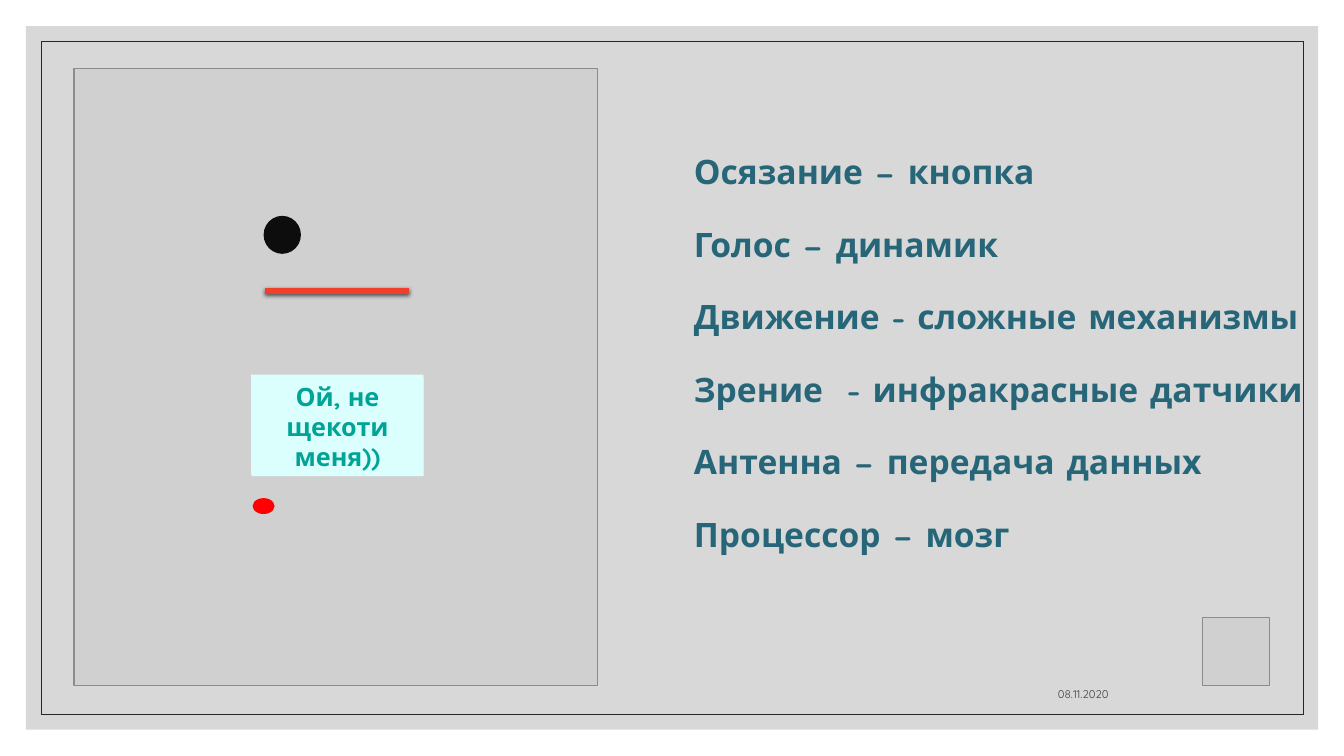
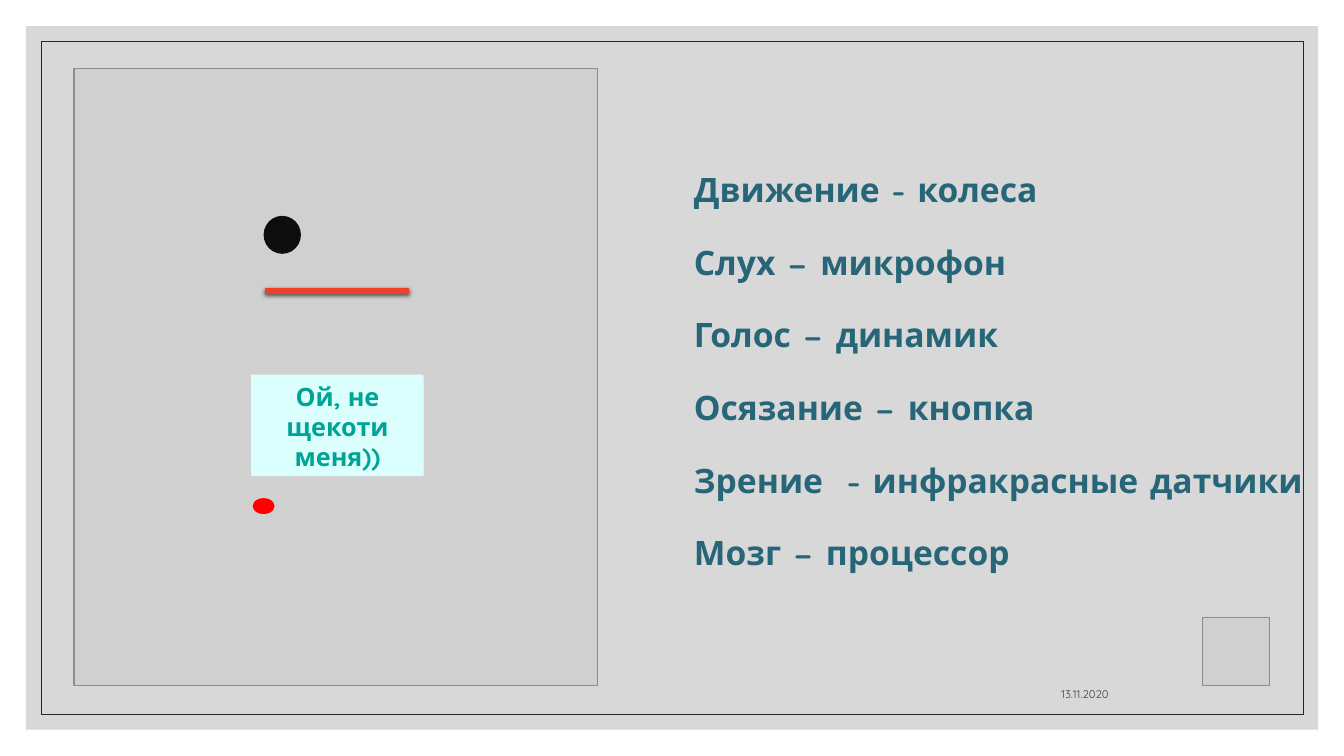
Before and after one commit to IriEfremova/LessonsCube, a slide deck: slide 2 of Мастер-класс/Dubl2.pptx. Drawn at 1344x756 pixels with LibreOffice and Linux fonts; fonts in the diff are those of the drawing; grey boxes stand for pictures. Boxes give left, top, right and bottom in pixels: in the first picture for what was removed or moved away, otherwise in the second. Text is boxed around its words. In the diff, an @@ line names an element or a change of style, - is before the commit and + after.

```diff
--- a/Мастер-класс/Dubl2.pptx
+++ b/Мастер-класс/Dubl2.pptx
@@ title at (694,178,1302,573): text changed @@
-Осязание – кнопка
-Голос – динамик
-Движение - сложные механизмы
-Зрение - инфракрасные датчики
-Антенна – передача данных
-Процессор – мозг
+Движение - колеса
+Слух – микрофон
+Голос – динамик
+Осязание – кнопка
+Зрение - инфракрасные датчики
+Мозг – процессор
@@ text at (1061,690,1108,698): text changed @@
-08.11.2020
+13.11.2020
```
Also in this commit, not shown: 2 other slides changed, 5 other files.
